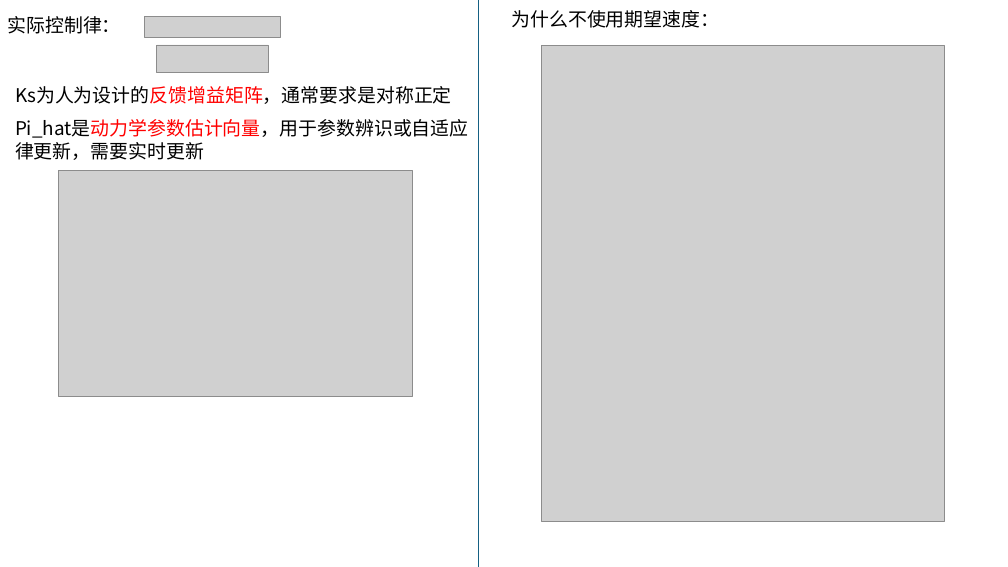
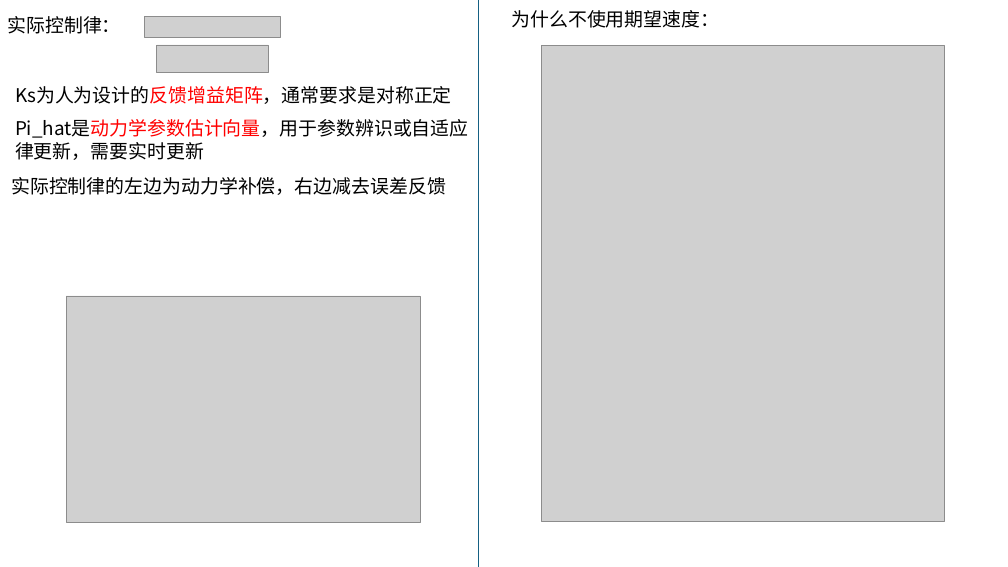
Before and after one commit to yzjjx/AC_MATLAB, a slide deck: slide 4 of 相关说明文档/普通AC构建.pptx. Drawn at 1008x567 pixels with LibreOffice and Linux fonts; fonts in the diff are those of the drawing; grey boxes stand for pictures. Boxes give left, top, right and bottom in pixels: in the first picture for what was removed or moved away, otherwise in the second. Text is boxed around its words. In the diff, an @@ line names an element or a change of style, - is before the commit and + after.

```diff
--- a/相关说明文档/普通AC构建.pptx
+++ b/相关说明文档/普通AC构建.pptx
@@ text added at bbox=[11, 177, 446, 195], 18 pt, text #000000 @@
+实际控制律的左边为动力学补偿，右边减去误差反馈
@@ picture: place and size @@
-picture at bbox=[59, 170, 413, 396]
+picture at bbox=[67, 296, 420, 522]
```
Also in this commit, not shown: 3 other slides changed, 1 slide added, 11 other files.
